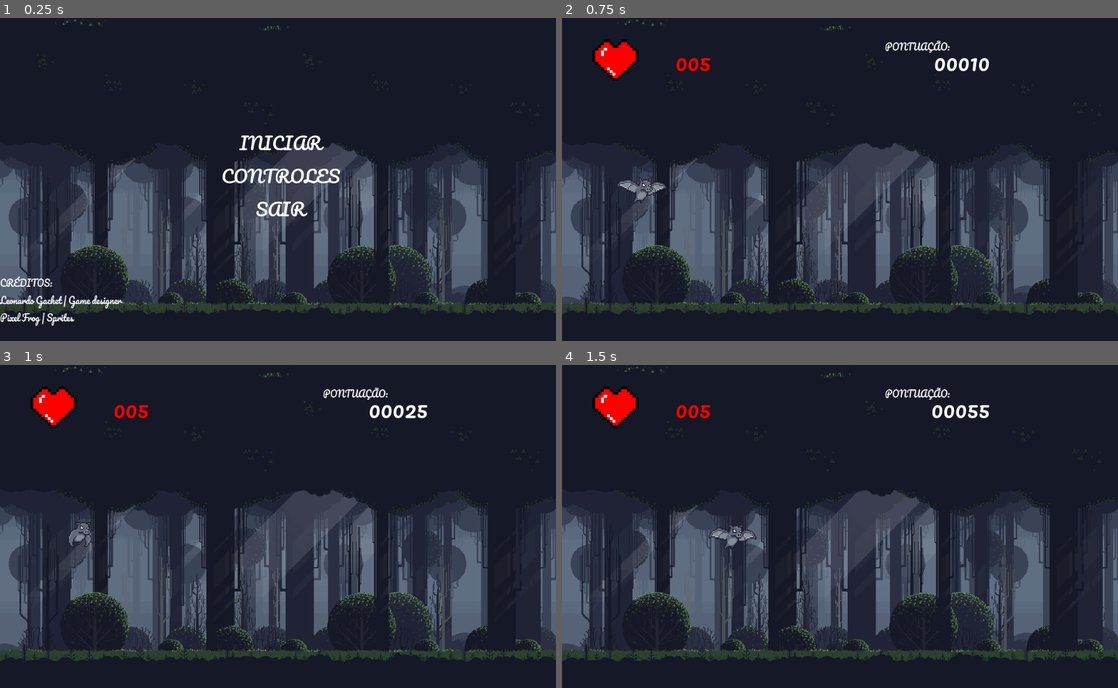
Above: before the commit, frames 1-4 (two rows, left to right).
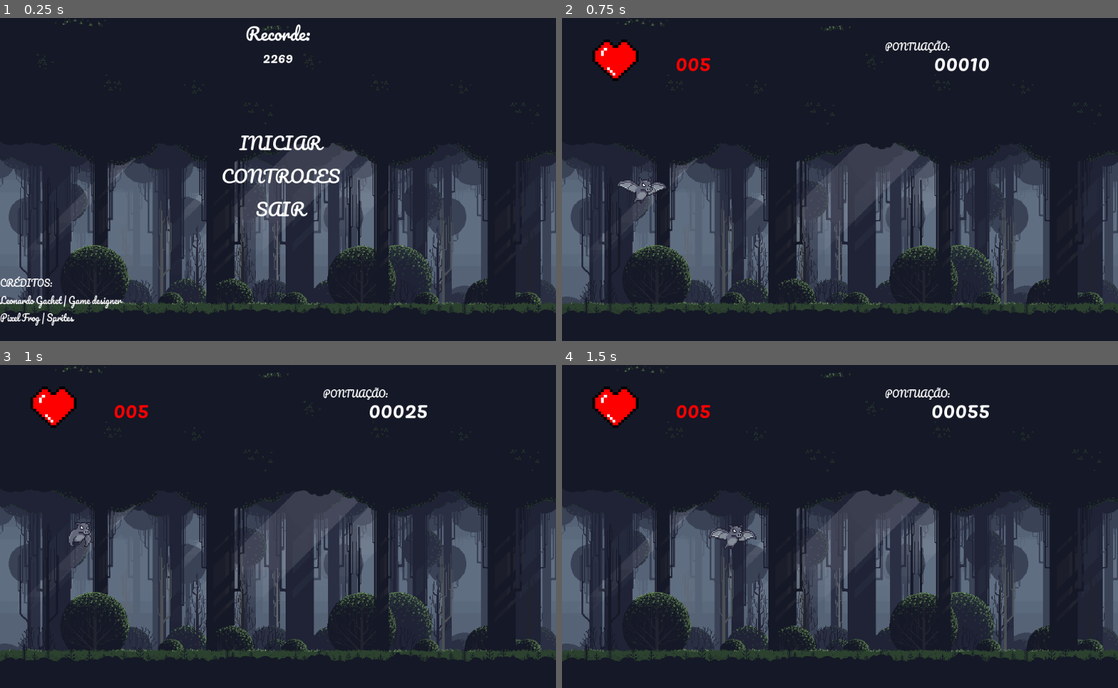
Above: after the commit, the same moments.

Repository: leoleokeo/Jogo
Game: Godot game, scene res://prefabs/start_screen.tscn
The game is run twice, just before and just after one commit, with the same random seed, the same clock (stepped at 60 frames per second) and the same inputs.
Inputs:
- Up to frame 1 (0.25 s): no input
- Up to frame 2 (0.75 s): click "INICIAR" at 0.5 s
- Up to frame 3 (1 s): no input
- Up to frame 4 (1.5 s): hold D (move_right) from 1.28 s (still down)

The runs differ from the first frame. In frame 1, 0.4% of the frame differs, in the area x 44-56%, y 1-14%; in frame 2, nothing differs; in frame 3, nothing differs; in frame 4, nothing differs.

Commit message:
adicionado "save system"
sistema em que salva a pontuação do jogador

Diff:
--- a/Jogo Antigo remake/prefabs/start_screen.tscn
+++ b/Jogo Antigo remake/prefabs/start_screen.tscn
@@ -1,10 +1,19 @@
-[gd_scene load_steps=19 format=2]
+[gd_scene load_steps=22 format=2]
 
 [ext_resource path="res://assets/outros/Pacifico-Regular.ttf" type="DynamicFontData" id=1]
 [ext_resource path="res://scripts/start_screen.gd" type="Script" id=2]
 [ext_resource path="res://assets/Background layers/Background.png" type="Texture" id=3]
+[ext_resource path="res://scripts/recorde.gd" type="Script" id=4]
 
 [sub_resource type="DynamicFont" id=15]
+font_data = ExtResource( 1 )
+
+[sub_resource type="DynamicFont" id=16]
+size = 32
+font_data = ExtResource( 1 )
+
+[sub_resource type="DynamicFont" id=17]
+size = 25
 font_data = ExtResource( 1 )
 
 [sub_resource type="StyleBoxFlat" id=2]
@@ -111,6 +120,28 @@
 Pixel Frog | Sprites
 "
 
+[node name="text_recorde" type="Label" parent="."]
+anchor_left = 0.5
+anchor_right = 0.5
+margin_left = -109.0
+margin_right = 109.0
+margin_bottom = 14.0
+custom_fonts/font = SubResource( 16 )
+text = "Recorde:"
+align = 1
+
+[node name="recorde" type="Label" parent="."]
+anchor_left = 0.5
+anchor_right = 0.5
+margin_left = -109.0
+margin_top = 50.0
+margin_right = 109.0
+margin_bottom = 95.0
+custom_fonts/font = SubResource( 17 )
+text = "000000"
+align = 1
+script = ExtResource( 4 )
+
 [node name="controls" type="VBoxContainer" parent="."]
 anchor_left = 0.5
 anchor_top = 0.5
--- a/Jogo Antigo remake/scripts/global.gd
+++ b/Jogo Antigo remake/scripts/global.gd
@@ -4,3 +4,30 @@
 var speed_bullet = -1500
 var speed_acres = 1
 var life
+var record
+
+const file = "res://save_datas/save.txt"
+
+func salvar():
+	var save = File.new()
+	var erro = save.open(file, File.WRITE)
+
+	var dados = {"recorde" : record}
+
+	if !erro:
+		save.store_var(dados)
+	else:
+		print("erro ao salvar dados")
+
+	save.close()
+func carregar():
+	var save = File.new()
+	var erro = save.open(file, File.READ)
+
+	if !erro:
+		var dados_salvos = save.get_var()
+		record = dados_salvos["recorde"]
+	else:
+		print("erro ao carregar dados")
+
+	save.close()
--- a/Jogo Antigo remake/scripts/player.gd
+++ b/Jogo Antigo remake/scripts/player.gd
@@ -19,6 +19,7 @@
 		direcao.y -= 1
 	check_animation()
 	if health == 0:
+		Global.salvar()
 		move_on = false
 		yield(get_tree().create_timer(0.5), "timeout")
 		Global.speed_bullet = -1500
--- a/Jogo Antigo remake/scripts/pointing.gd
+++ b/Jogo Antigo remake/scripts/pointing.gd
@@ -2,6 +2,9 @@
 
 var pontos = 0
 var speed_acres = 1
+
+func _ready():
+	pass
 
 func _physics_process(_delta):
 #	speed_acres = speed_acres
@@ -18,3 +21,7 @@
 	if pontos >= 10000:
 		text = str(pontos)
 #	print(pontos)
+	record()
+
+func record():
+	Global.record = pontos
--- /dev/null
+++ b/Jogo Antigo remake/scripts/recorde.gd
@@ -0,0 +1,5 @@
+extends Label
+
+func _ready():
+	Global.carregar()
+	text = str(Global.record)
Binary file added: Jogo Antigo remake/save_datas/save.txt
Not shown, changed: Jogo Antigo remake/Bullet Bat.pck
Not shown, added: Jogo Antigo remake/save_datas/save.data
